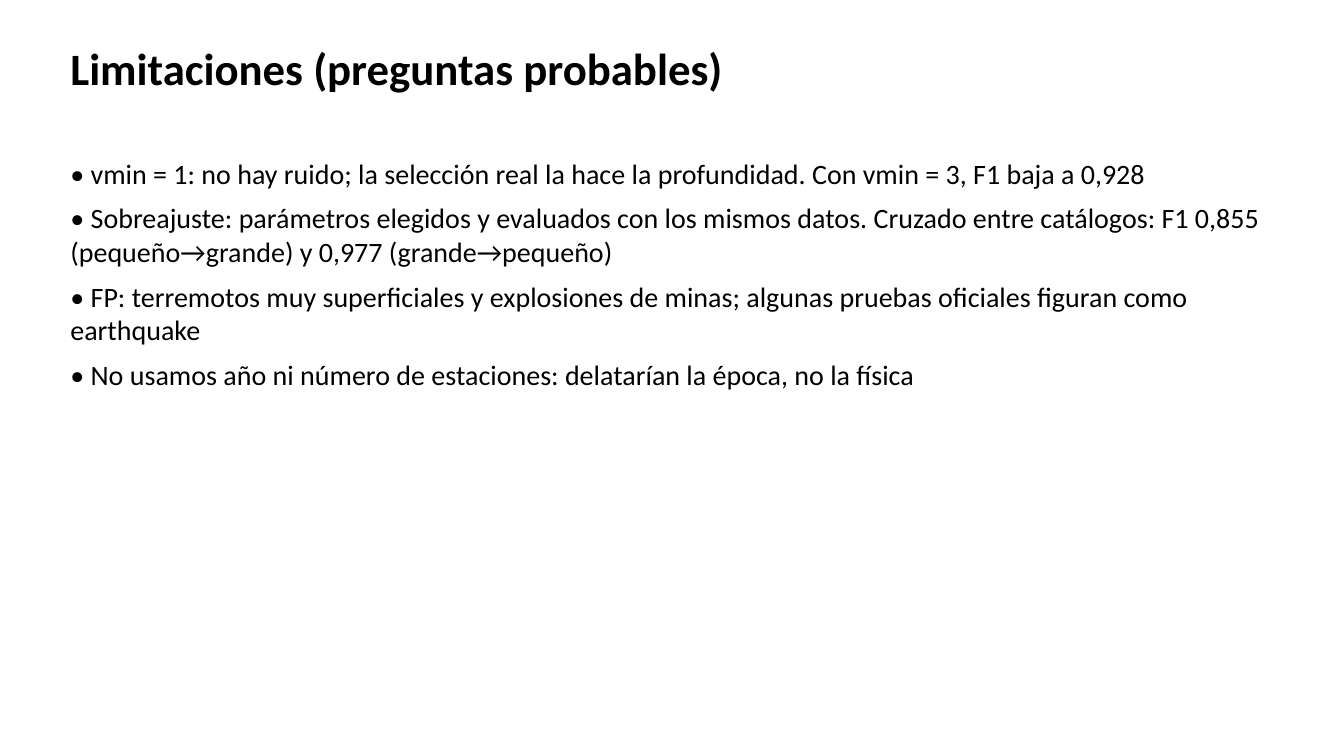
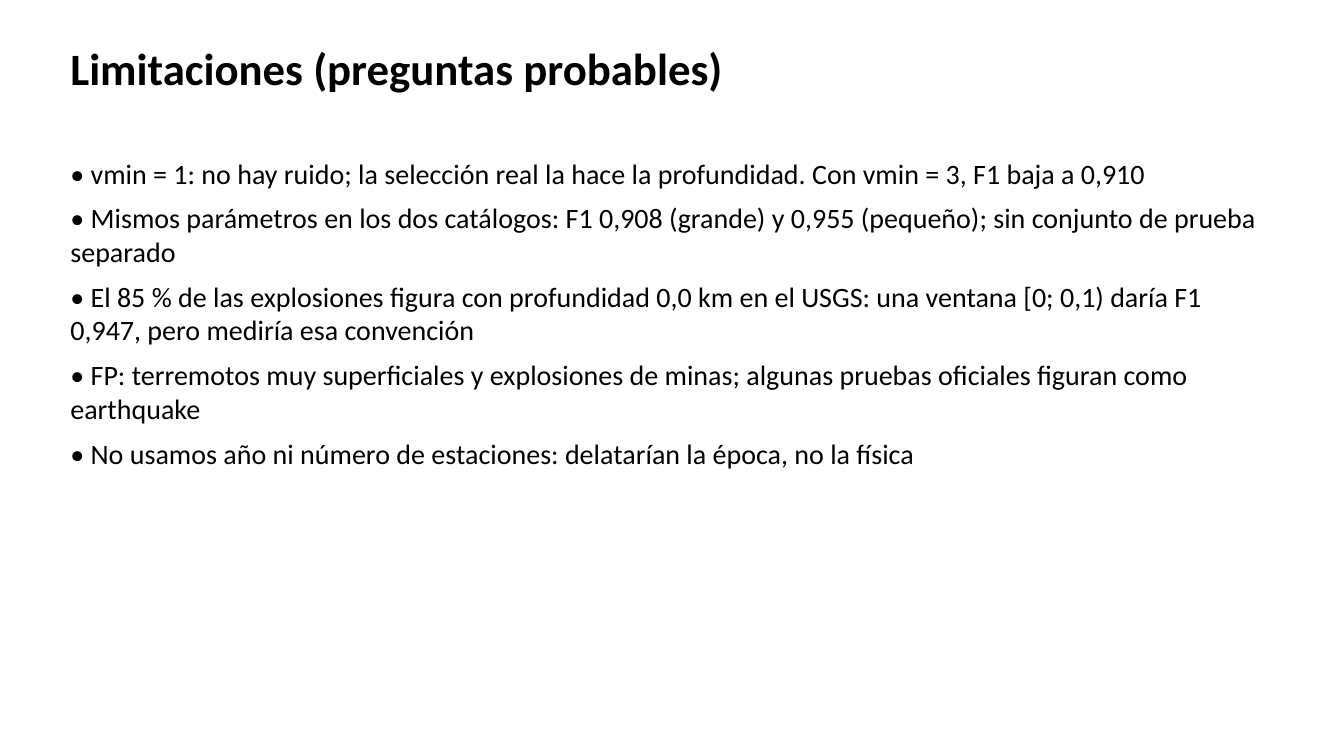
Before and after one commit to ArnauMontull/CPIA-Expo, a slide deck: slide 9 of presentacion/expo_cpia.pptx. Drawn at 1344x756 pixels with LibreOffice and Linux fonts; fonts in the diff are those of the drawing. Boxes give left, top, right and bottom in pixels: in the first picture for what was removed or moved away, otherwise in the second. Text is boxed around its words. In the diff, an @@ line names an element or a change of style, - is before the commit and + after.

```diff
--- a/presentacion/expo_cpia.pptx
+++ b/presentacion/expo_cpia.pptx
@@ text at (x1=70, y1=164, x2=1255, y2=345): text changed @@
-• vmin = 1: no hay ruido; la selección real la hace la profundidad. Con vmin = 3, F1 baja a 0,928
-• Sobreajuste: parámetros elegidos y evaluados con los mismos datos. Cruzado entre catálogos: F1 0,855 (pequeño→grande) y 0,977 (grande→pequeño)
+• vmin = 1: no hay ruido; la selección real la hace la profundidad. Con vmin = 3, F1 baja a 0,910
+• Mismos parámetros en los dos catálogos: F1 0,908 (grande) y 0,955 (pequeño); sin conjunto de prueba separado
+• El 85 % de las explosiones figura con profundidad 0,0 km en el USGS: una ventana [0; 0,1) daría F1 0,947, pero mediría esa convención
```
Also in this commit, not shown: 2 other slides changed, 11 other files.
